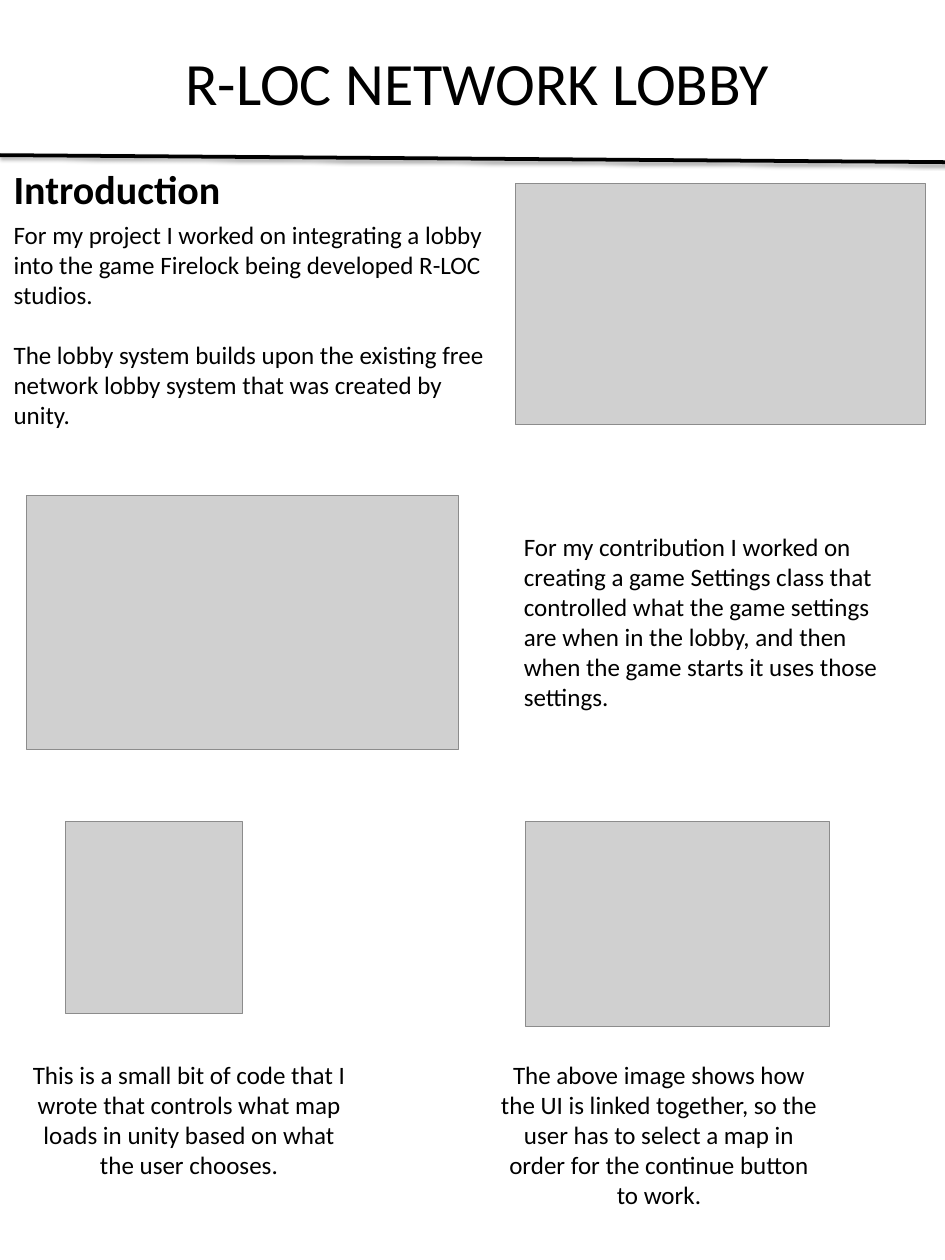
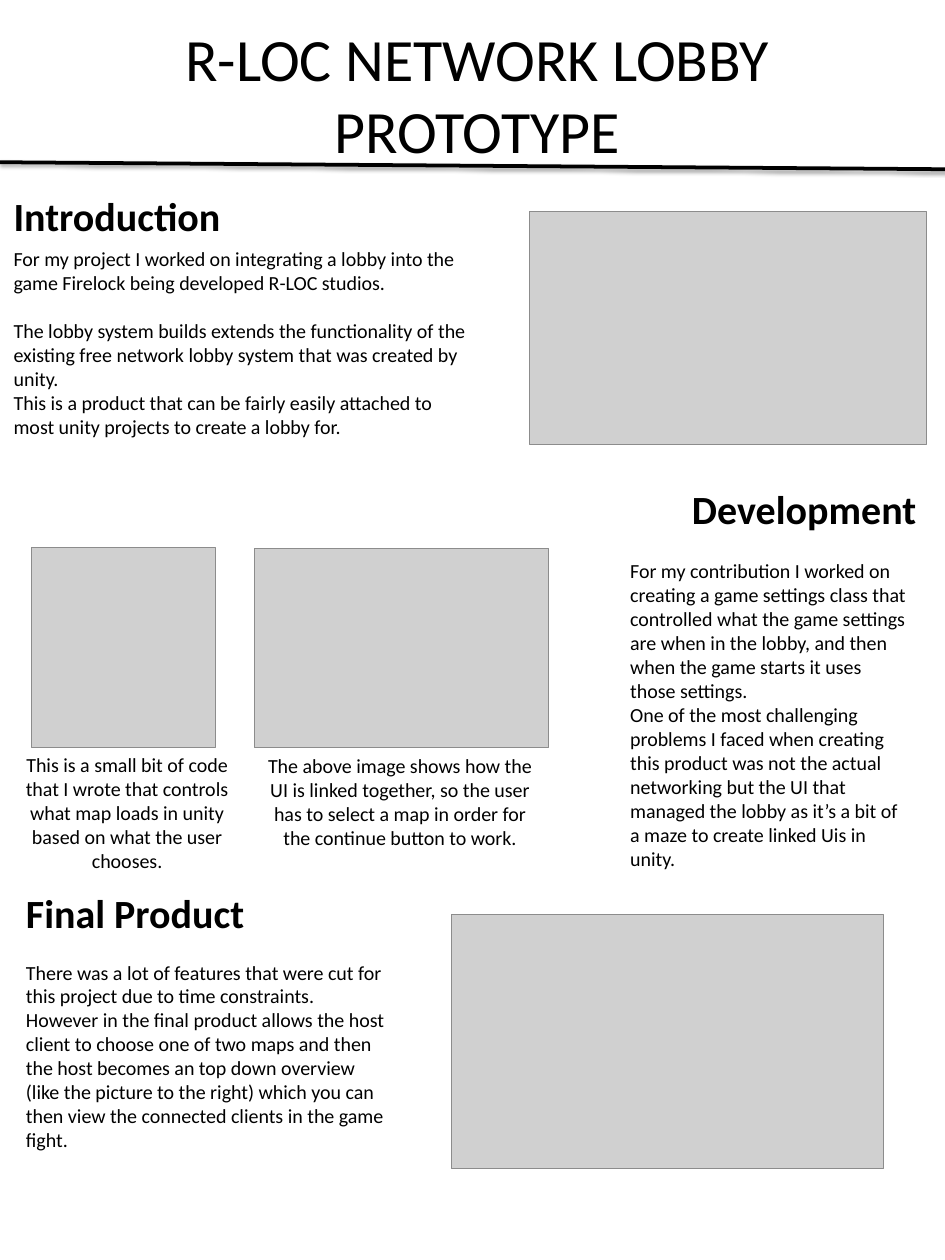
Before and after one commit to Alli1223/comp240-production, a slide deck: slide 1 of Poster/Poster.pptx. Drawn at 945x1260 pixels with LibreOffice and Linux fonts; fonts in the diff are those of the drawing; grey boxes stand for pictures. Boxes give left, top, right and bottom in pixels: in the first picture for what was removed or moved away, otherwise in the second. Text is boxed around its words. In the diff, an @@ line names an element or a change of style, - is before the commit and + after.

Commit message:
Poster and trello copied over

```diff
--- a/Poster/Poster.pptx
+++ b/Poster/Poster.pptx
@@ text at [185,42,768,167]: text changed @@
-R-LOC NETWORK LOBBY
+R-LOC NETWORK LOBBY PROTOTYPE
@@ line moved from (0, 155) - (945, 162) to (0, 162) - (945, 169) @@
@@ text "Introduction": place and size @@
-text "Introduction" at [14,176,221,205]
+text "Introduction" at [14,203,221,232]
@@ picture: place and size @@
-picture at [515,184,925,425]
+picture at [529,212,926,445]
@@ text "For my project I worked ...": place and size @@
-text "For my project I worked ..." at [14,226,483,428]
+text "For my project I worked ..." at [14,252,465,438]
@@ text at [14,252,454,294]: size 20 to 16 pt in "For my project I worked on integrating ..." @@
@@ text at [14,324,465,438]: text changed; size 20 to 16 pt @@
-The lobby system builds upon the existing free network lobby system that was created by unity.
+The lobby system builds extends the functionality of the existing free network lobby system that was created by unity.
+This is a product that can be fairly easily attached to most unity projects to create a lobby for.
@@ text added at [692,496,916,531], 32 pt, text #5C616C, bold @@
+Development
@@ picture: place and size @@
-picture at [65,822,242,1013]
+picture at [31,548,216,748]
@@ picture: place and size @@
-picture at [526,822,829,1027]
+picture at [255,548,549,748]
@@ text at [630,564,905,870]: text changed; size 20 to 16 pt @@
-For my contribution I worked on creating a game Settings class that controlled what the game settings are when in the lobby, and then when the game starts it uses those settings.
+For my contribution I worked on creating a game settings class that controlled what the game settings are when in the lobby, and then when the game starts it uses those settings.
+One of the most challenging problems I faced when creating this product was not the actual networking but the UI that managed the lobby as it’s a bit of a maze to create linked Uis in unity.
@@ text "This is a small bit ...": place and size @@
-text "This is a small bit ..." at [33,1066,345,1175]
+text "This is a small bit ..." at [26,758,228,868]
@@ text "This is a small bit ..." at [26,758,228,868]: size 20 to 16 pt @@
@@ text "The above image shows how ..." at [268,759,532,845]: size 20 to 16 pt @@
@@ text "The above image shows how ...": place and size @@
-text "The above image shows how ..." at [501,1066,817,1204]
+text "The above image shows how ..." at [268,759,532,845]
@@ text added at [26,900,244,929], 32 pt, text #5C616C, bold @@
+Final Product
@@ picture: place and size @@
-picture at [26,495,458,749]
+picture at [451,914,883,1168]
@@ text added at [26,966,384,1151], 16 pt, text #5C616C @@
+There was a lot of features that were cut for this project due to time constraints.
+However in the final product allows the host client to choose one of two maps and then the host becomes an top down overview (like the picture to the right) which you can then view the connected clients in the game fight.
```
Also in this commit, not shown: 6 other files.
